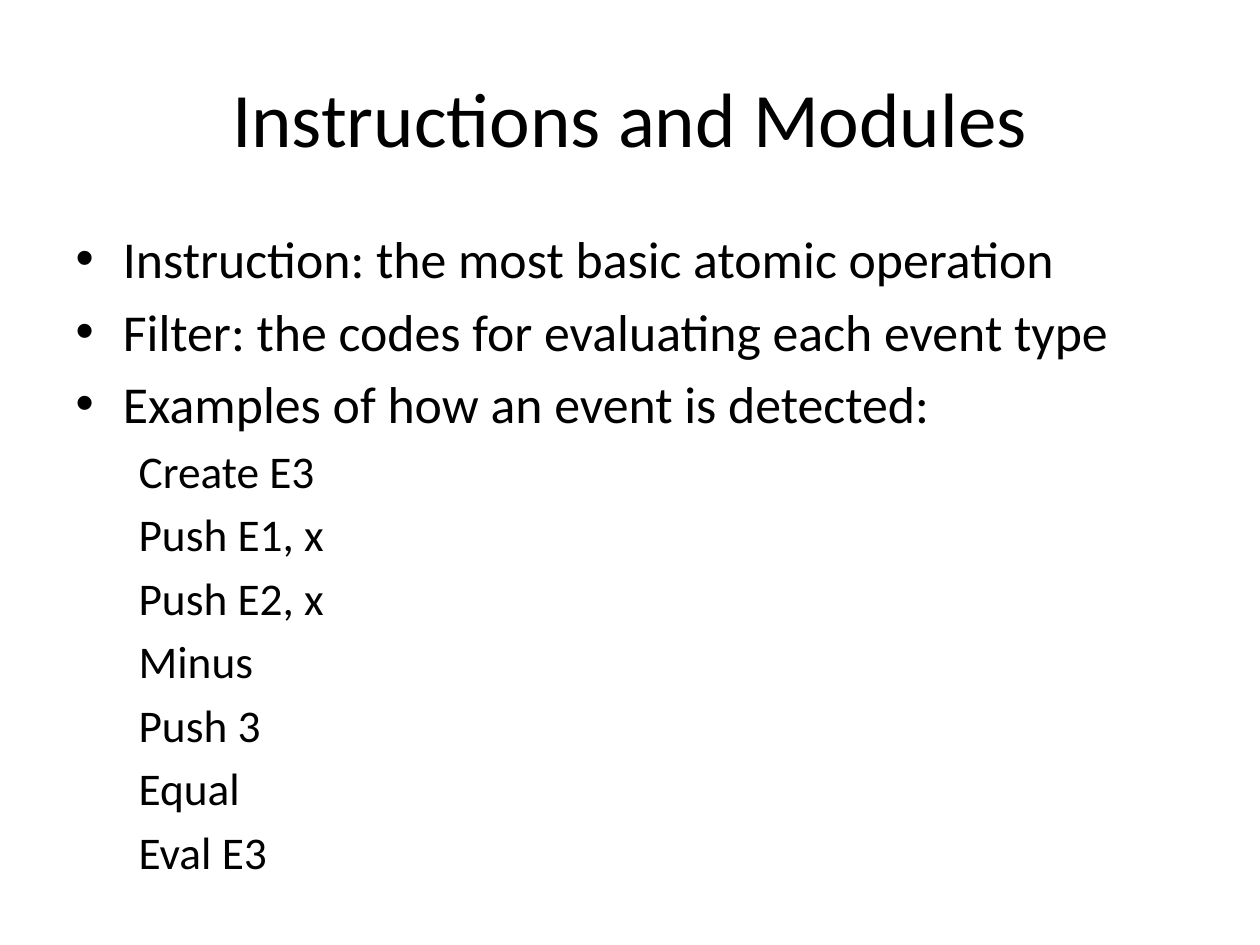
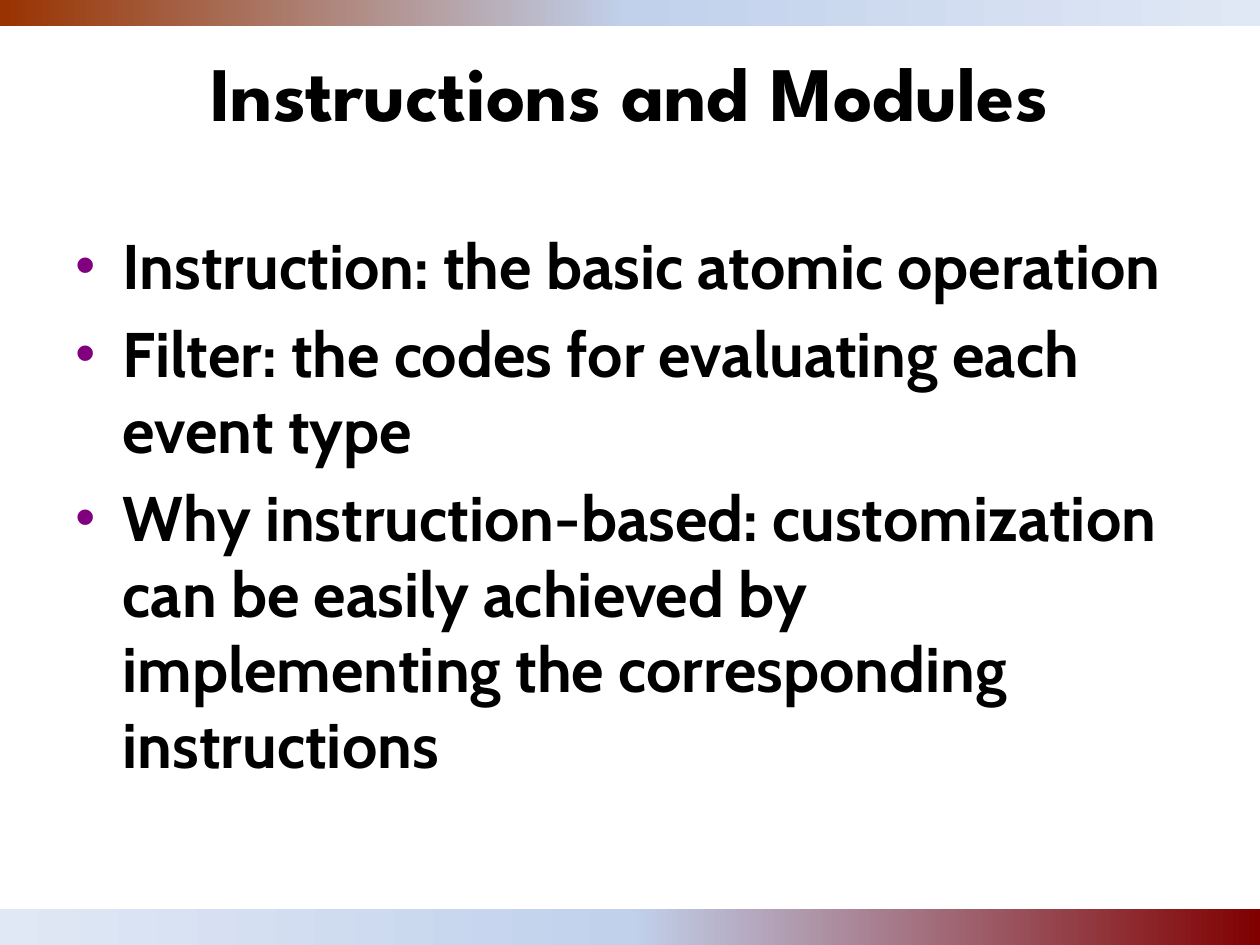
Before and after one commit to stevenylai/PaperWorks, a slide deck: slide 17 of thesis/ppt/PSWare.pptx (slide 5 before the commit). Drawn at 1260x945 pixels with LibreOffice and Linux fonts; fonts in the diff are those of the drawing; background and template pictures are left out. Boxes give left, top, right and bottom in pixels: in the first picture for what was removed or moved away, otherwise in the second. Text is boxed around its words. In the diff, an @@ line names an element or a change of style, - is before the commit and + after.

```diff
--- a/thesis/ppt/PSWare.pptx
+++ b/thesis/ppt/PSWare.pptx
@@ rectangle added at [0,0,1260,26], fill gradient #993300 to #C2D1ED to #E1E8F5 @@
@@ title "Instructions and Modules" at [210,68,1048,122]: font Calibri to League Spartan, bold on; vertical alignment middle to top @@
@@ text at [123,241,1161,304]: text changed; size 29.6 to 36 pt; font Calibri to Cabin; bold on @@
-• Instruction: the most basic atomic operation
+• Instruction: the basic atomic operation
@@ text at [123,329,1079,468]: size 29.6 to 36 pt, font Calibri to Cabin, bold on in "Filter: the codes for evaluating each event ..."; more space between paragraphs @@
@@ text at [123,493,1156,769]: text changed; size 25.9 to 36 pt; font Calibri to Cabin; bold on @@
-• Examples of how an event is detected:
-  Create E3
-  Push E1, x
-  Push E2, x
-  Minus
-  Push 3
-  Equal
-  Eval E3
+• Why instruction-based: customization can be easily achieved by implementing the corresponding instructions
@@ rectangle added at [0,910,1260,945], fill gradient #800000 to #C2D1ED to #E1E8F5 @@
@@ page number added at [932,907,1260,945], 12 pt, text #FFCC66 @@
+17
```
Also in this commit, not shown: 6 other slides changed, 27 slides added, 7 slides removed, 2 other files.
